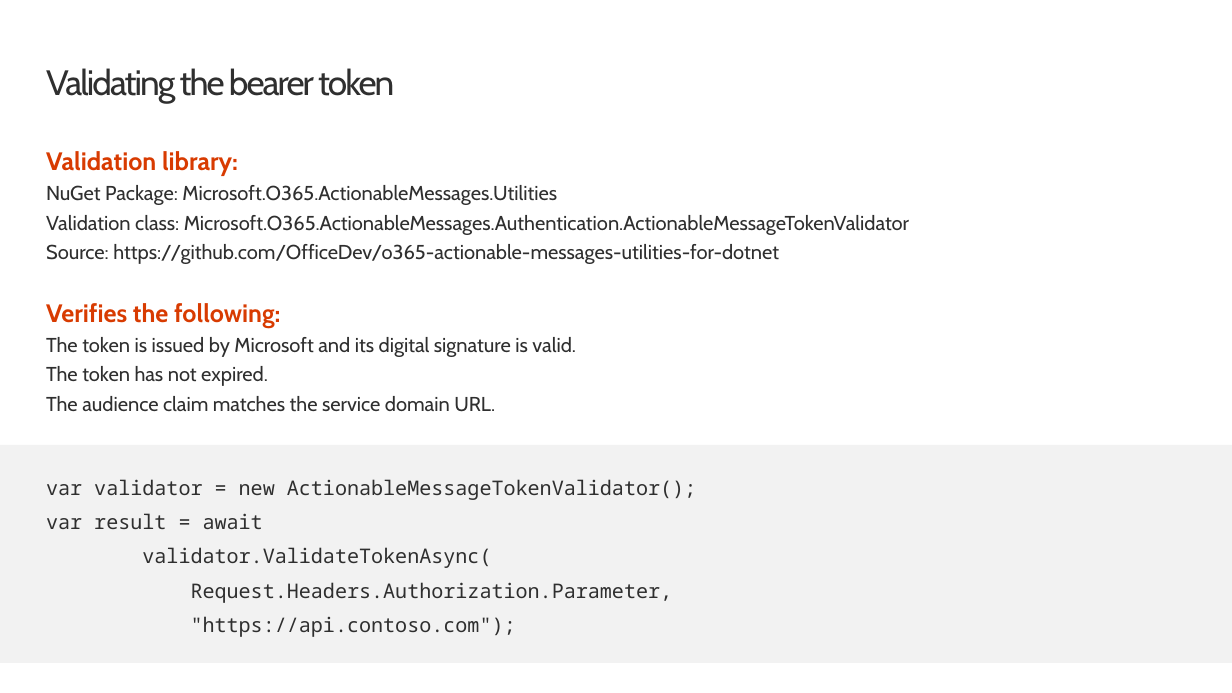
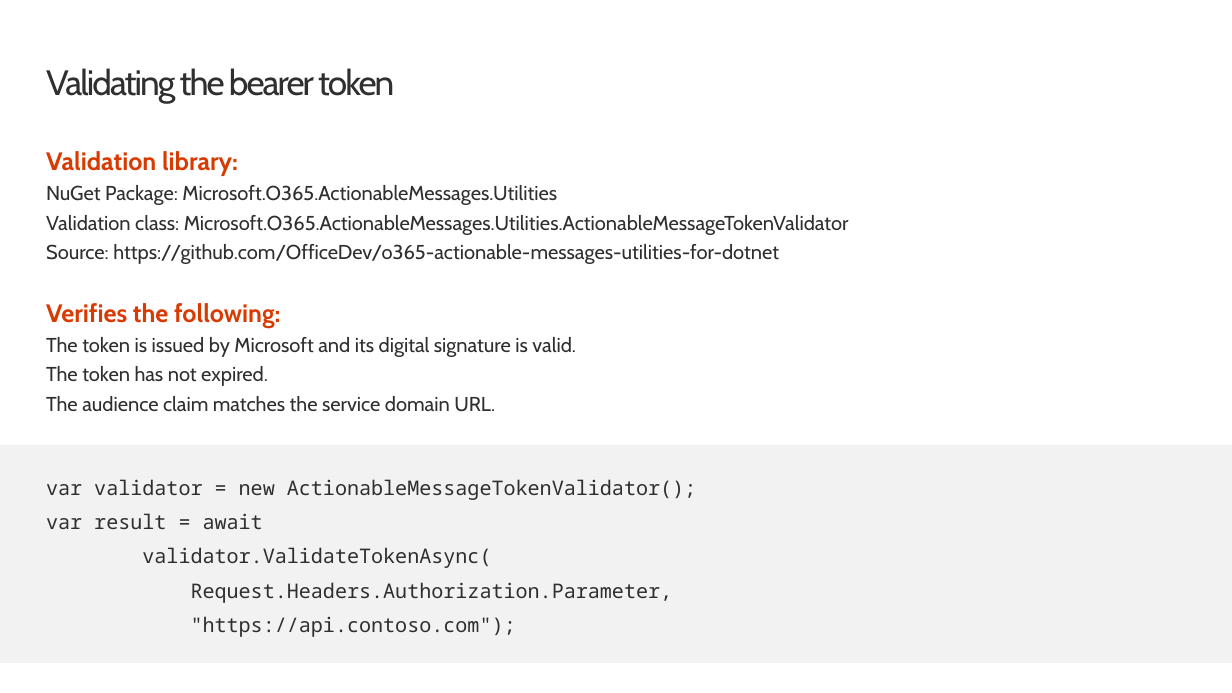
Before and after one commit to fabbbiob/TrainingContent, a slide deck: slide 9 of ConnectorActionableMsgs/03 Adaptive Cards/03 Handling Actions.pptx. Drawn at 1232x693 pixels with LibreOffice and Linux fonts; fonts in the diff are those of the drawing; background and template pictures are left out. Boxes give left, top, right and bottom in pixels: in the first picture for what was removed or moved away, otherwise in the second. Text is boxed around its words. In the diff, an @@ line names an element or a change of style, - is before the commit and + after.

Commit message:
Update Actionable Email Dashboard screenshot and url

```diff
--- a/ConnectorActionableMsgs/03 Adaptive Cards/03 Handling Actions.pptx
+++ b/ConnectorActionableMsgs/03 Adaptive Cards/03 Handling Actions.pptx
@@ text at bbox=[46, 215, 849, 235]: text changed @@
-Validation class: Microsoft.O365.ActionableMessages.Authentication.ActionableMessageTokenValidator
+Validation class: Microsoft.O365.ActionableMessages.Utilities.ActionableMessageTokenValidator
```
Also in this commit, not shown: 3 other slides changed.
